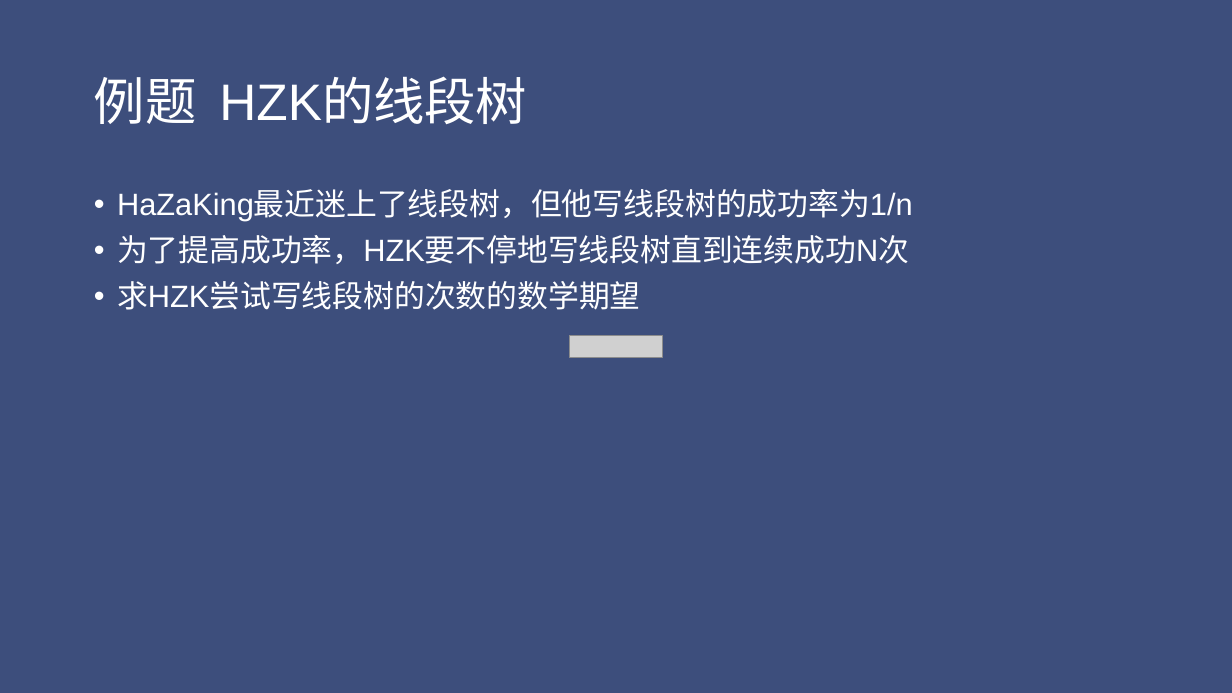
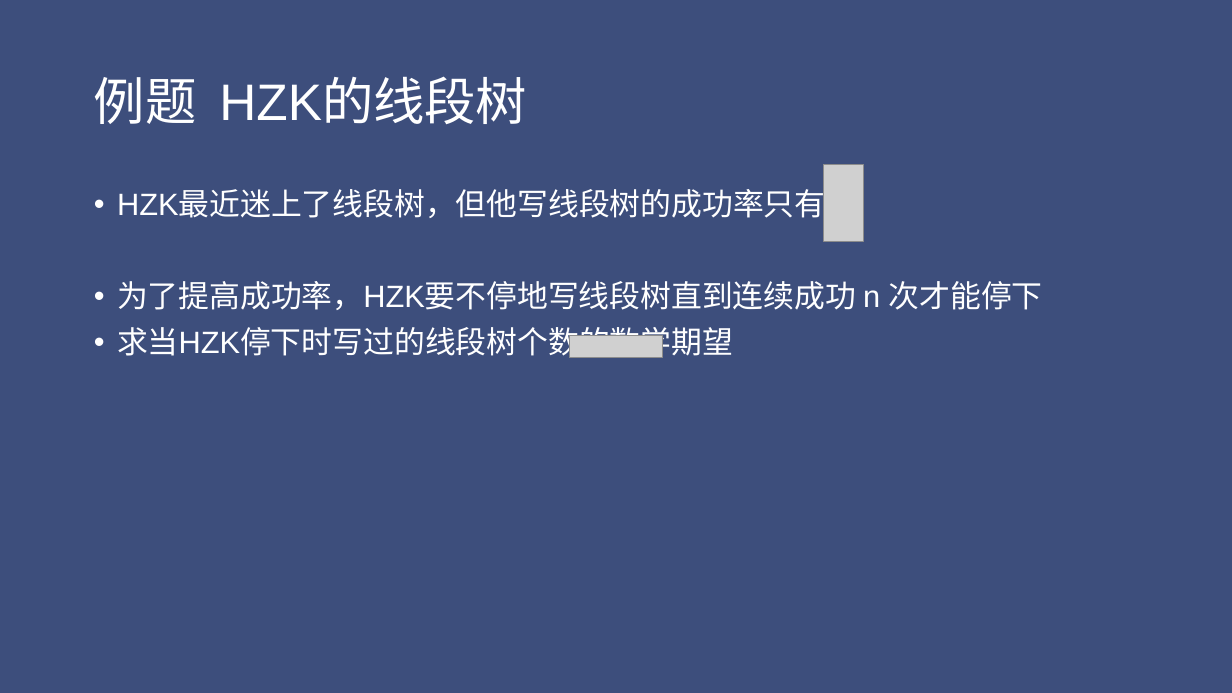
Before and after one commit to Chty-syq/OIblog, a slide deck: slide 20 of file/概率与期望.pptx. Drawn at 1232x693 pixels with LibreOffice and Linux fonts; fonts in the diff are those of the drawing; grey boxes stand for pictures. Boxes give left, top, right and bottom in pixels: in the first picture for what was removed or moved away, otherwise in the second. Text is boxed around its words. In the diff, an @@ line names an element or a change of style, - is before the commit and + after.

```diff
--- a/file/概率与期望.pptx
+++ b/file/概率与期望.pptx
@@ picture added at [823, 165, 863, 241] @@
@@ text at [117, 191, 1043, 358]: text changed @@
-• HaZaKing最近迷上了线段树，但他写线段树的成功率为1/n
-• 为了提高成功率，HZK要不停地写线段树直到连续成功N次
-• 求HZK尝试写线段树的次数的数学期望
+• HZK最近迷上了线段树，但他写线段树的成功率只有
+• 为了提高成功率，HZK要不停地写线段树直到连续成功 n 次才能停下
+• 求当HZK停下时写过的线段树个数的数学期望
```
Also in this commit, not shown: 9 other slides changed, 44 slides added, 3 other files.
